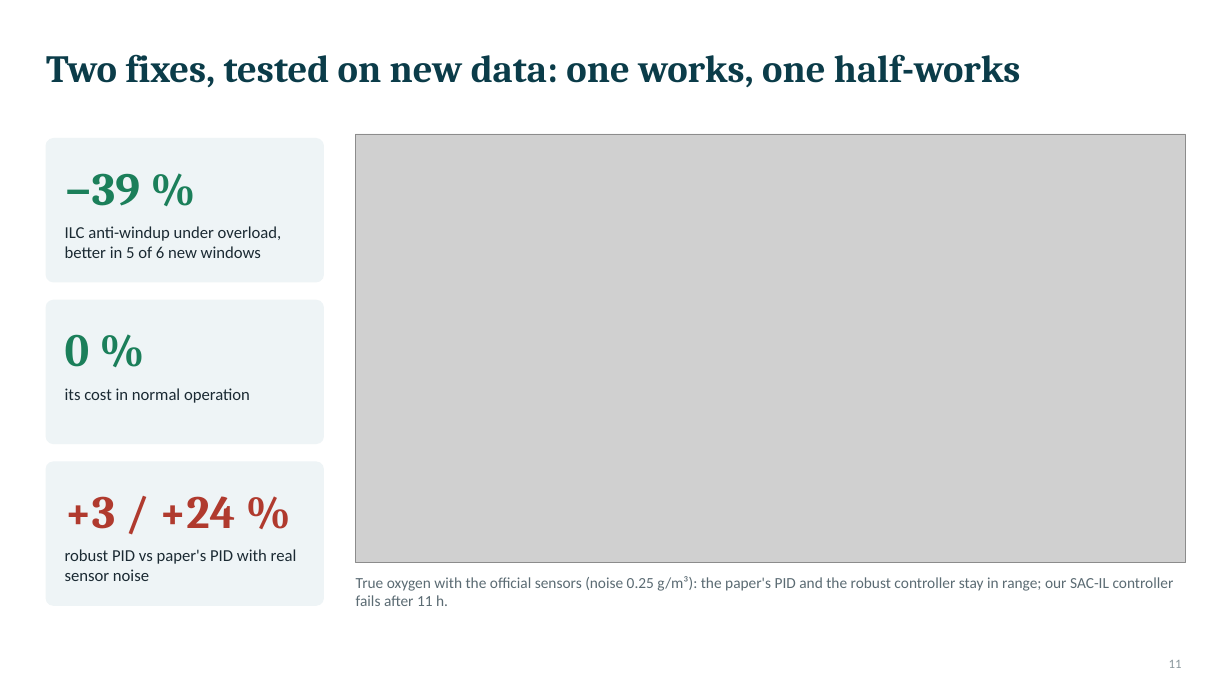
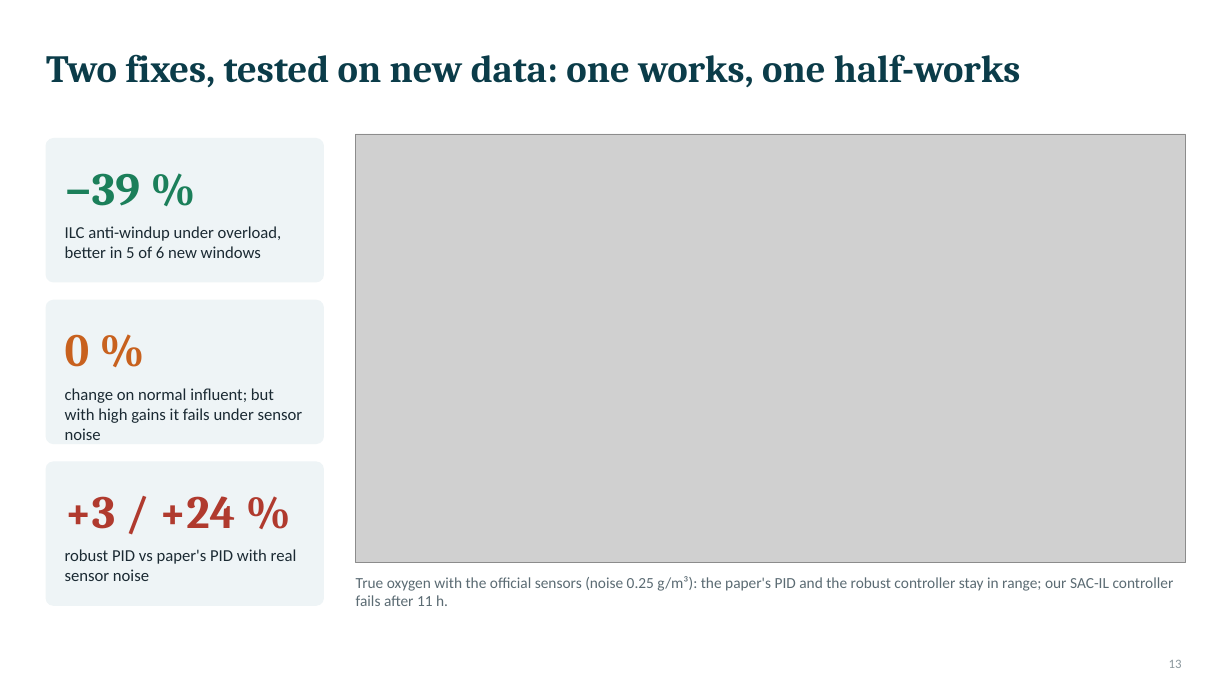
Before and after one commit to Amritha902/water_resource, a slide deck: slide 13 of docs/Paper1_Architecture_Deck.pptx (slide 11 before the commit). Drawn at 1232x693 pixels with LibreOffice and Linux fonts; fonts in the diff are those of the drawing; grey boxes stand for pictures. Boxes give left, top, right and bottom in pixels: in the first picture for what was removed or moved away, otherwise in the second. Text is boxed around its words. In the diff, an @@ line names an element or a change of style, - is before the commit and + after.

```diff
--- a/docs/Paper1_Architecture_Deck.pptx
+++ b/docs/Paper1_Architecture_Deck.pptx
@@ text "0 %" at [65,334,90,367]: text colour #1B7F5A to #C8611E @@
@@ text at [65,388,303,440]: text changed @@
-its cost in normal operation
+change on normal influent; but with high gains it fails under sensor noise
@@ page number at [1169,660,1182,668]: text changed @@
-11
+13
```
Also in this commit, not shown: 4 other slides changed, 4 slides added, 2 slides removed, 5 other files.
